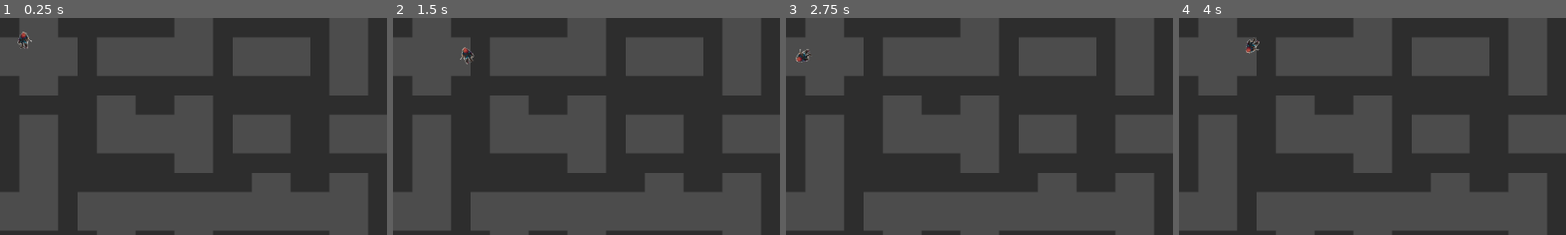
Above: before the commit, frames 1-4 (left to right).
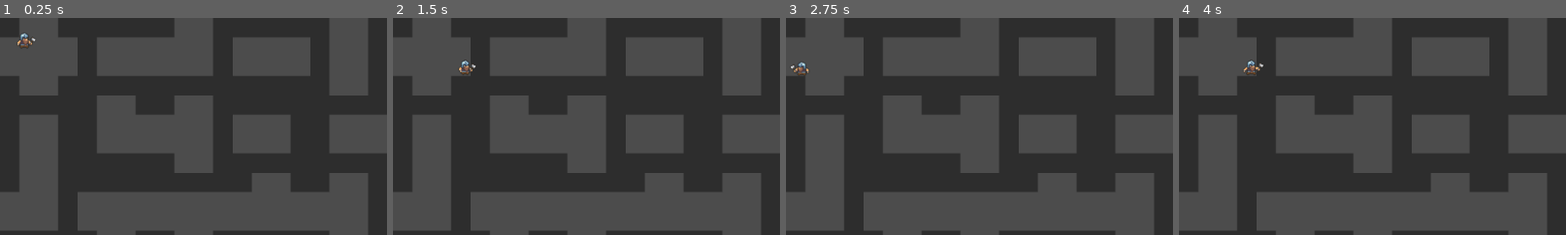
Above: after the commit, the same moments.

Repository: DorianSnowball/amazeing-mine
Game: Godot game, scene res://Gamefield.tscn
The game is run twice, just before and just after one commit, with the same random seed, the same clock (stepped at 60 frames per second) and the same inputs.
Inputs:
- Up to frame 1 (0.25 s): no input
- Up to frame 2 (1.5 s): hold D (move_right) from 0.53 s (still down); tap Space (jümp, bound only before the commit) at 0.6, 1.35 s; tap Enter at 1.25 s
- Up to frame 3 (2.75 s): release D (move_right) at 2.03 s; hold A (move_left) from 2.03 s (still down); tap Space (jümp, bound only before the commit) at 2.1 s
- Up to frame 4 (4 s): release A (move_left) at 2.78 s; hold D (move_right) from 2.78 s (still down); tap Space (jümp, bound only before the commit) at 2.85, 3.6 s
The pictures show only the part of the screen within x 0-50%, y 0-50%; the shares and areas given below are measured in that part.

The runs differ from the first frame. In frame 1, 0.2% of the frame differs, in the area x 4-10%, y 6-15%; in frame 2, 0.3%; in frame 3, 0.3%; in frame 4, 0.3%, in the area x 16-22%, y 9-27%.

Commit message:
idle and walk animation added

Diff:
--- a/game/Dwarf.gd
+++ b/game/Dwarf.gd
@@ -5,23 +5,52 @@
 
 # environment variables
 var speed : int = 200
-var jumpforce : int = 300
+var jumpforce : int = 400
 var gravity : int = 800
 
 var velocity : Vector2 = Vector2()
 
-#var sprite : Sprite = $Sprite
-onready var sprite : Sprite = get_node("Sprite")
+#var vel_y : int = 0
+#var vel_y_old : int = 0
+#var previous_frame_floor : bool = true
 
-func _physics_process(delta):
+#onready var sprite : Sprite = get_node("Sprite")
+onready var _animated_sprite = $AnimatedSprite
 
-    velocity.x = 0
+func get_input():
 
     # movement input here
     if Input.is_action_pressed("move_left"):
-        velocity.x -= speed
-    if Input.is_action_pressed("move_right"):
-        velocity.x += speed
+        velocity.x -= speed                                                     # Make go fast
+
+    elif Input.is_action_pressed("move_right"):
+        velocity.x += speed                                                     # Make go fast
+
+    else:
+        _animated_sprite.play("idle")                                            # return to idle
+
+    if Input.is_action_just_pressed("move_left"):
+        _animated_sprite.flip_h = true                                          # spin guy in right direction
+        _animated_sprite.play("walk")                                           # sprite animation
+    elif Input.is_action_just_pressed("move_right"):
+        _animated_sprite.flip_h = false                                         # spin guy in right direction
+        _animated_sprite.play("walk")                                           # sprite animation
+
+        # jump input
+    if Input.is_action_just_pressed("jump") and is_on_floor():
+        velocity.y -= jumpforce
+        if velocity.x < 0:                                                      # backflip city
+            for x in range(30): #16
+                _animated_sprite.rotation_degrees += 360/30  #22.5
+                yield(get_tree().create_timer(0.4/30),"timeout")
+        elif velocity.x >= 0:
+            for x in range(30): #16
+                _animated_sprite.rotation_degrees -= 360/30  #22.5
+                yield(get_tree().create_timer(0.4/30),"timeout")
+
+func _physics_process(delta):
+    velocity.x = 0
+    get_input()
 
     # applying the velocity
     velocity = move_and_slide(velocity, Vector2.UP)
@@ -29,38 +58,13 @@
     # gravity
     velocity.y += gravity * delta
 
-    # jump input
-    if Input.is_action_just_pressed("jümp") and is_on_floor():
-        velocity.y -= jumpforce
-        #sprite.flip_v = true
-        #yield(get_tree().create_timer(0.6),"timeout")
-        #sprite.flip_v = false
-        if velocity.x < 0:
-            for x in range(30): #16
-                sprite.rotation_degrees += 360/30  #22.5
-                yield(get_tree().create_timer(0.6/30),"timeout")
-        elif velocity.x >= 0:
-            for x in range(30): #16
-                sprite.rotation_degrees -= 360/30  #22.5
-                yield(get_tree().create_timer(0.6/30),"timeout")
-
-    # sprite direction
-    if velocity.x < 0:
-        sprite.flip_h = false
-    elif velocity.x > 0:
-        sprite.flip_h = true
-
-
-# Declare member variables here. Examples:
-# var a = 2
-# var b = "text"
-
-
-# Called when the node enters the scene tree for the first time.
-#func _ready():
-#	pass # Replace with function body.
-
-
-# Called every frame. 'delta' is the elapsed time since the previous frame.
-#func _process(delta):
-#	pass
+#    if previous_frame_floor != is_on_floor() and vel_y == 13:                   #will only trigger once
+#        print(is_on_floor())
+#        print(previous_frame_floor)
+#        print("JUST TOOK DAMAGE MATE")
+#        _animated_sprite.play("damage")
+#        yield (_animated_sprite, "animation_finished")
+#        _animated_sprite.play("idle")
+#        previous_frame_floor = true
+#
+#    previous_frame_floor = is_on_floor()
--- a/game/Dwarf.tscn
+++ b/game/Dwarf.tscn
@@ -1,17 +1,131 @@
-[gd_scene load_steps=4 format=2]
+[gd_scene load_steps=23 format=2]
 
 [ext_resource path="res://Sprites/dwarf_pixel.png" type="Texture" id=1]
 [ext_resource path="res://Dwarf.gd" type="Script" id=2]
+[ext_resource path="res://Sprites/Dwarf Sprite Sheet.png" type="Texture" id=3]
 
-[sub_resource type="CapsuleShape2D" id=1]
-radius = 11.5672
+[sub_resource type="AtlasTexture" id=3]
+flags = 4
+atlas = ExtResource( 3 )
+region = Rect2( 32, 0, 32, 32 )
+
+[sub_resource type="AtlasTexture" id=2]
+flags = 4
+atlas = ExtResource( 3 )
+region = Rect2( 0, 0, 32, 32 )
+
+[sub_resource type="AtlasTexture" id=4]
+flags = 4
+atlas = ExtResource( 3 )
+region = Rect2( 64, 0, 32, 32 )
+
+[sub_resource type="AtlasTexture" id=5]
+flags = 4
+atlas = ExtResource( 3 )
+region = Rect2( 96, 0, 32, 32 )
+
+[sub_resource type="AtlasTexture" id=6]
+flags = 4
+atlas = ExtResource( 3 )
+region = Rect2( 128, 0, 32, 32 )
+
+[sub_resource type="AtlasTexture" id=8]
+flags = 4
+atlas = ExtResource( 3 )
+region = Rect2( 0, 96, 32, 32 )
+
+[sub_resource type="AtlasTexture" id=9]
+flags = 4
+atlas = ExtResource( 3 )
+region = Rect2( 32, 96, 32, 32 )
+
+[sub_resource type="AtlasTexture" id=10]
+flags = 4
+atlas = ExtResource( 3 )
+region = Rect2( 64, 96, 32, 32 )
+
+[sub_resource type="AtlasTexture" id=11]
+flags = 4
+atlas = ExtResource( 3 )
+region = Rect2( 96, 96, 32, 32 )
+
+[sub_resource type="AtlasTexture" id=12]
+flags = 4
+atlas = ExtResource( 3 )
+region = Rect2( 0, 32, 32, 32 )
+
+[sub_resource type="AtlasTexture" id=13]
+flags = 4
+atlas = ExtResource( 3 )
+region = Rect2( 32, 32, 32, 32 )
+
+[sub_resource type="AtlasTexture" id=14]
+flags = 4
+atlas = ExtResource( 3 )
+region = Rect2( 64, 32, 32, 32 )
+
+[sub_resource type="AtlasTexture" id=15]
+flags = 4
+atlas = ExtResource( 3 )
+region = Rect2( 96, 32, 32, 32 )
+
+[sub_resource type="AtlasTexture" id=16]
+flags = 4
+atlas = ExtResource( 3 )
+region = Rect2( 128, 32, 32, 32 )
+
+[sub_resource type="AtlasTexture" id=17]
+flags = 4
+atlas = ExtResource( 3 )
+region = Rect2( 160, 32, 32, 32 )
+
+[sub_resource type="AtlasTexture" id=18]
+flags = 4
+atlas = ExtResource( 3 )
+region = Rect2( 192, 32, 32, 32 )
+
+[sub_resource type="AtlasTexture" id=19]
+flags = 4
+atlas = ExtResource( 3 )
+region = Rect2( 224, 32, 32, 32 )
+
+[sub_resource type="SpriteFrames" id=7]
+animations = [ {
+"frames": [ SubResource( 3 ), SubResource( 2 ), SubResource( 4 ), SubResource( 5 ), SubResource( 6 ) ],
+"loop": true,
+"name": "idle",
+"speed": 5.0
+}, {
+"frames": [ SubResource( 8 ), SubResource( 9 ), SubResource( 10 ), SubResource( 11 ) ],
+"loop": true,
+"name": "damage",
+"speed": 5.0
+}, {
+"frames": [ SubResource( 12 ), SubResource( 13 ), SubResource( 14 ), SubResource( 15 ), SubResource( 16 ), SubResource( 17 ), SubResource( 18 ), SubResource( 19 ) ],
+"loop": true,
+"name": "walk",
+"speed": 7.0
+} ]
+
+[sub_resource type="RectangleShape2D" id=20]
+extents = Vector2( 12.5232, 20.2456 )
 
 [node name="Dwarf" type="KinematicBody2D"]
+position = Vector2( 1.41422, -11.6673 )
 script = ExtResource( 2 )
 
 [node name="Sprite" type="Sprite" parent="."]
+visible = false
 texture = ExtResource( 1 )
 
+[node name="AnimatedSprite" type="AnimatedSprite" parent="."]
+position = Vector2( 0.707108, -9.36916 )
+scale = Vector2( 2, 2 )
+frames = SubResource( 7 )
+animation = "idle"
+frame = 3
+playing = true
+
 [node name="CollisionShape2D" type="CollisionShape2D" parent="."]
-position = Vector2( -1.579, 0 )
-shape = SubResource( 1 )
+position = Vector2( 0, 0.354 )
+shape = SubResource( 20 )
--- a/game/Gamefield.gd
+++ b/game/Gamefield.gd
@@ -68,6 +68,7 @@
 
 
 func drawField():
+    randomize()
     tile_list.shuffle()
     var i = 0
     var j = 0
--- a/game/project.godot
+++ b/game/project.godot
@@ -10,7 +10,6 @@
 
 _global_script_classes=[  ]
 _global_script_class_icons={
-
 }
 
 [application]
@@ -38,7 +37,7 @@
 , Object(InputEventKey,"resource_local_to_scene":false,"resource_name":"","device":0,"alt":false,"shift":false,"control":false,"meta":false,"command":false,"pressed":false,"scancode":16777233,"unicode":0,"echo":false,"script":null)
  ]
 }
-"jümp"={
+jump={
 "deadzone": 0.5,
 "events": [ Object(InputEventKey,"resource_local_to_scene":false,"resource_name":"","device":0,"alt":false,"shift":false,"control":false,"meta":false,"command":false,"pressed":false,"scancode":32,"unicode":0,"echo":false,"script":null)
 , Object(InputEventKey,"resource_local_to_scene":false,"resource_name":"","device":0,"alt":false,"shift":false,"control":false,"meta":false,"command":false,"pressed":false,"scancode":87,"unicode":0,"echo":false,"script":null)
Binary file added: game/Sprites/Dwarf Sprite Sheet.png
Not shown, added: game/Sprites/Dwarf Sprite Sheet.png.import
